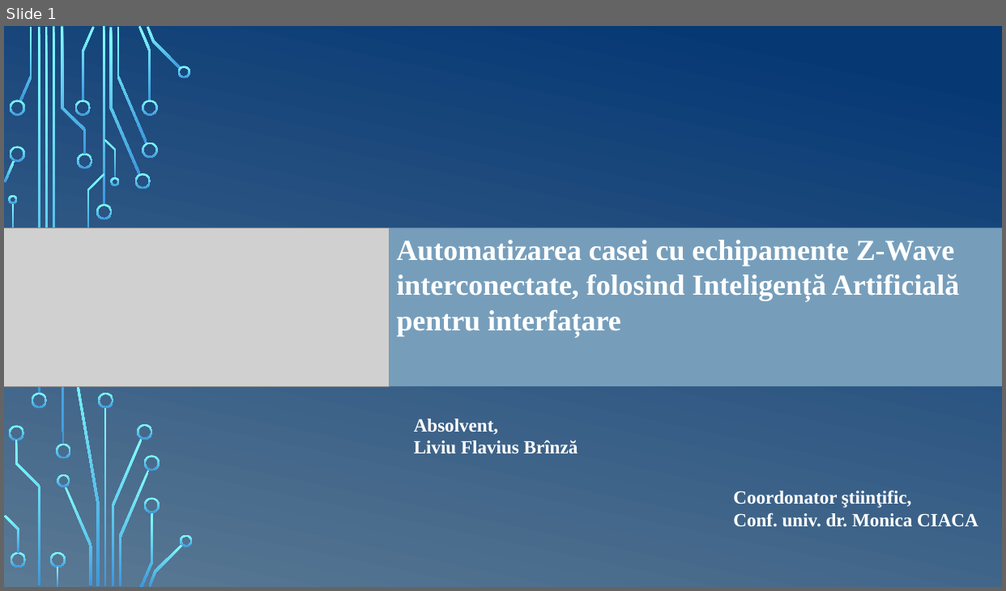
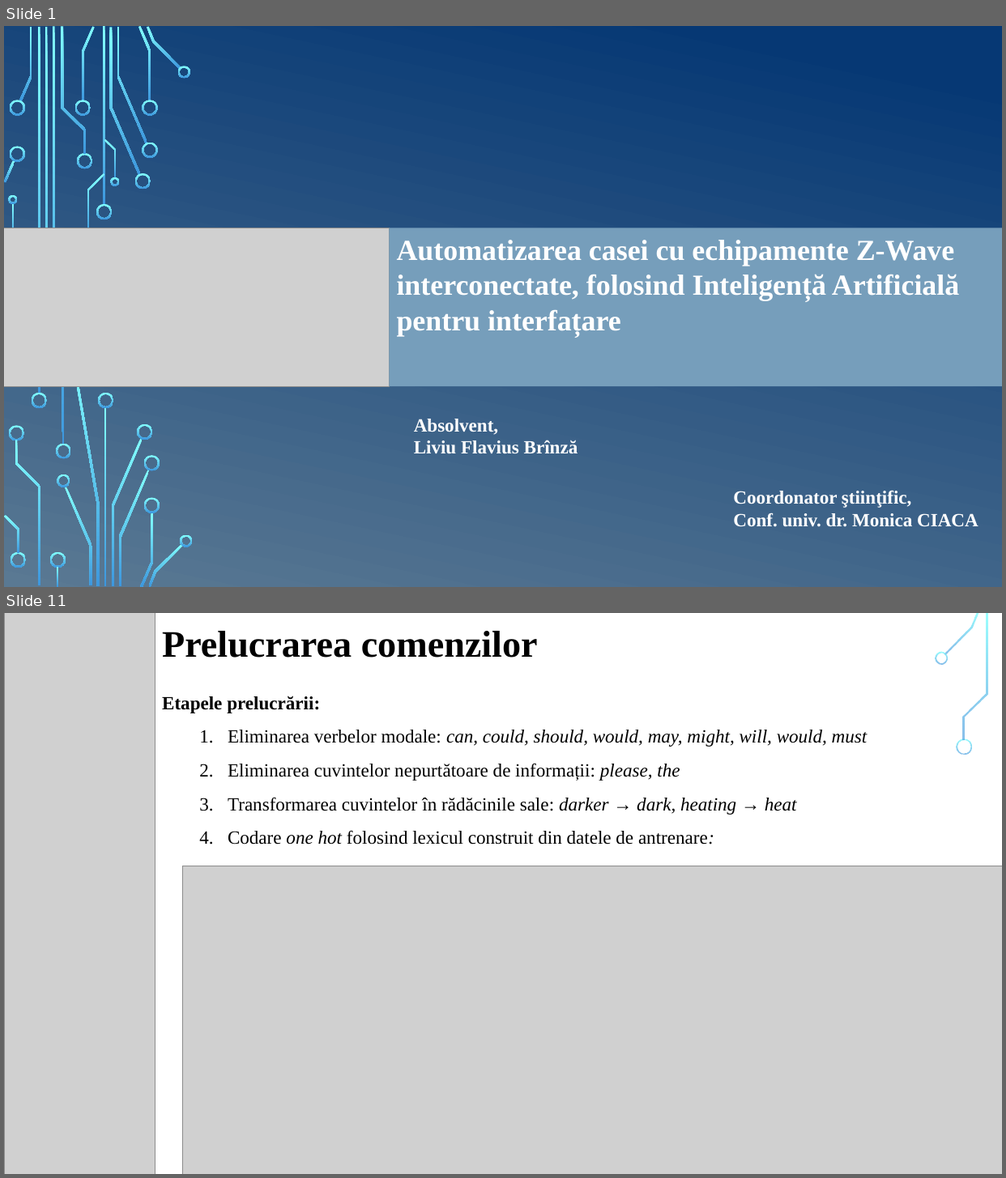
Before and after one commit to liviubrinza/alice, a slide deck: documentation/Prezentare.pptx. Shown one above the other, each under a label of ours: slide 1 before the commit, slides 1 and 11 after it; the slides between them are not shown. The pictures are 1006x591 and 1006x1178 pixels, drawn with LibreOffice and Linux fonts; fonts in the diff are those of the drawing; grey boxes stand for pictures; background and template pictures are left out. Boxes give left, top, right and bottom in pixels: in the first picture for what was removed or moved away, otherwise in the second. Text is boxed around its words. In the diff, an @@ line names an element or a change of style, - is before the commit and + after.

```diff
--- a/documentation/Prezentare.pptx
+++ b/documentation/Prezentare.pptx
@@ slide 11 added at (4,613,1002,1174), background picture (left out) @@
@@ picture added at (4,613,155,1174) @@
@@ text added at (162,631,538,658), 36 pt, text #000000, bold @@
+Prelucrarea comenzilor
@@ group added at (4,613,987,1174): 12 freeform shapes, 1 rectangle @@
@@ text added at (162,696,867,845), 18 pt, text #000000 @@
+Etapele prelucrării:
+  1. Eliminarea verbelor modale: can, could, should, would, may, might, will, would, must
+  2. Eliminarea cuvintelor nepurtătoare de informații: please, the
+  3. Transformarea cuvintelor în rădăcinile sale: darker → dark, heating → heat
+  4. Codare one hot folosind lexicul construit din datele de antrenare:
@@ picture added at (182,866,1002,1174) @@
```
Also in this commit, not shown: 9 slides changed, 3 other slides added.
